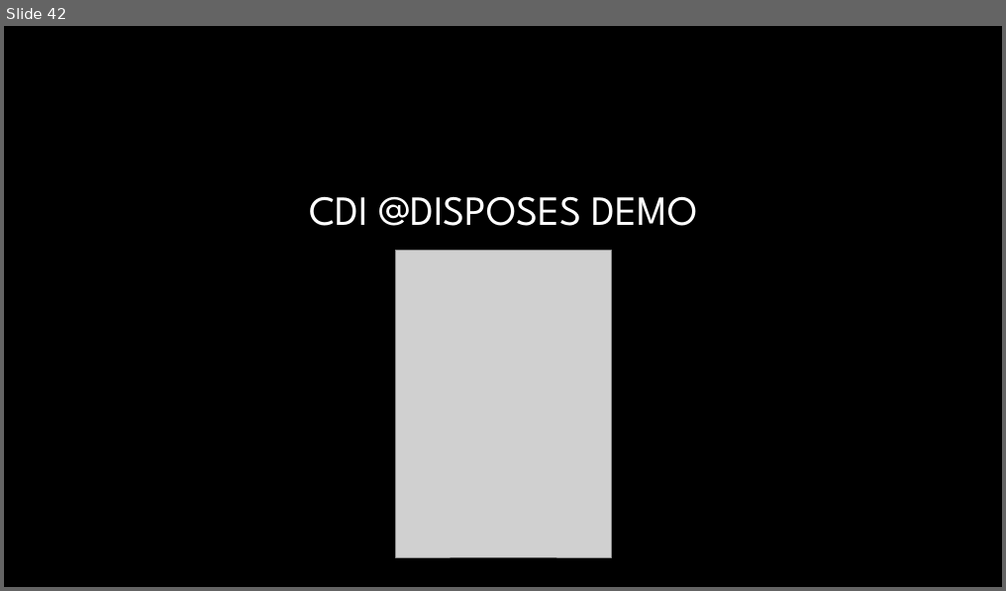
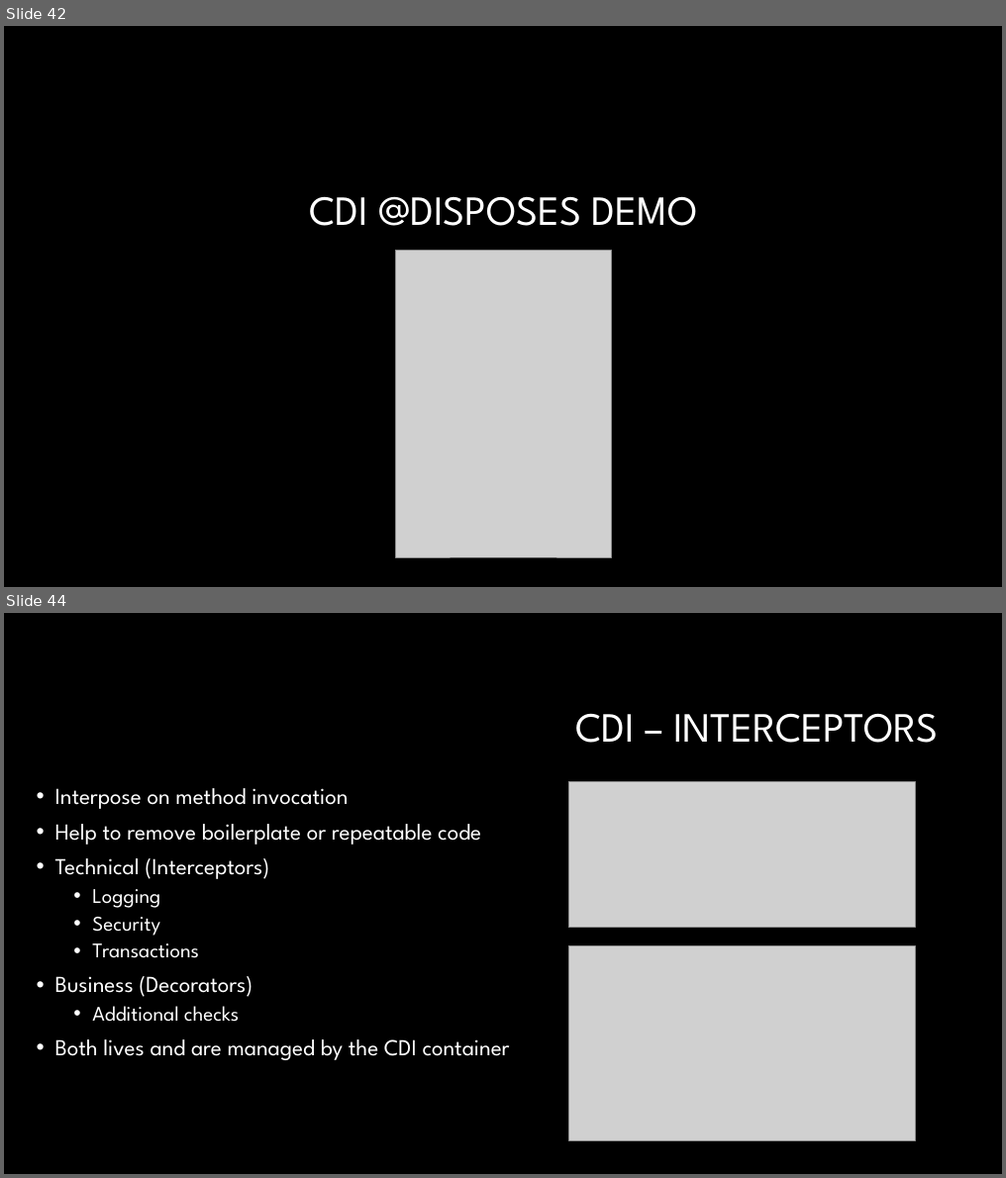
Before and after one commit to Crypto93/CDI_overview, a slide deck: CDI_overview_presentation.pptx. Shown one above the other, each under a label of ours: slide 42 before the commit, slides 42 and 44 after it; the slides between them are not shown. The pictures are 1006x591 and 1006x1178 pixels, drawn with LibreOffice and Linux fonts; fonts in the diff are those of the drawing; grey boxes stand for pictures; background and template pictures are left out. Boxes give left, top, right and bottom in pixels: in the first picture for what was removed or moved away, otherwise in the second. Text is boxed around its words. In the diff, an @@ line names an element or a change of style, - is before the commit and + after.

```diff
--- a/CDI_overview_presentation.pptx
+++ b/CDI_overview_presentation.pptx
@@ slide 44 added at [4, 613, 1002, 1174], background #000000 @@
@@ title added at [575, 713, 939, 743], 40 pt, text #FFFFFF @@
+CDI – INTERCEPTORS
@@ text added at [55, 788, 510, 1060], 22 pt, text #FFFFFF @@
+• Interpose on method invocation
+• Help to remove boilerplate or repeatable code
+• Technical (Interceptors)
+  • Logging
+  • Security
+  • Transactions
+• Business (Decorators)
+  • Additional checks
+• Both lives and are managed by the CDI container
@@ picture added at [568, 781, 915, 928] @@
@@ picture added at [568, 947, 915, 1141] @@
```
Also in this commit, not shown: 16 other slides added.
